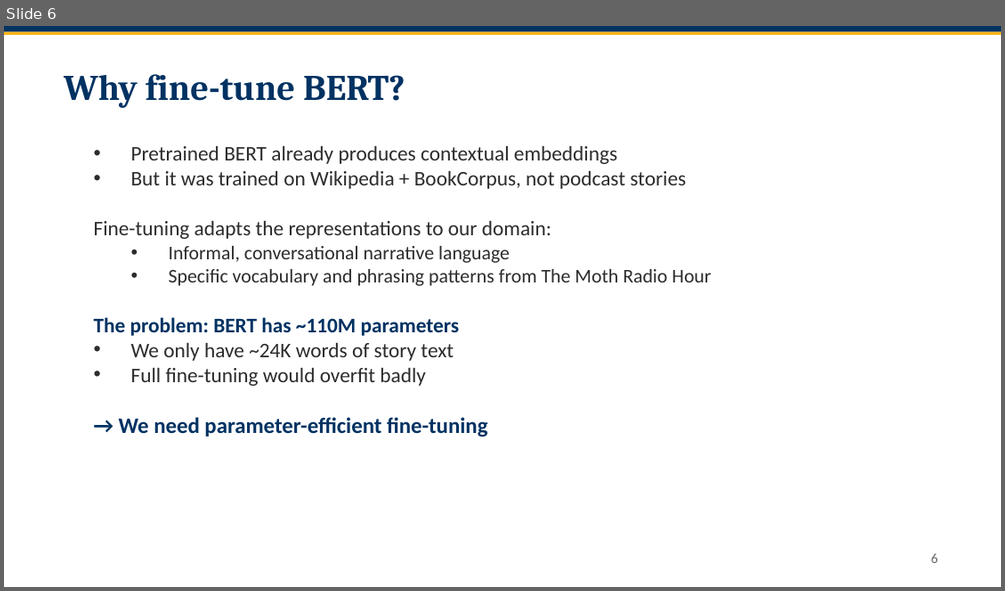
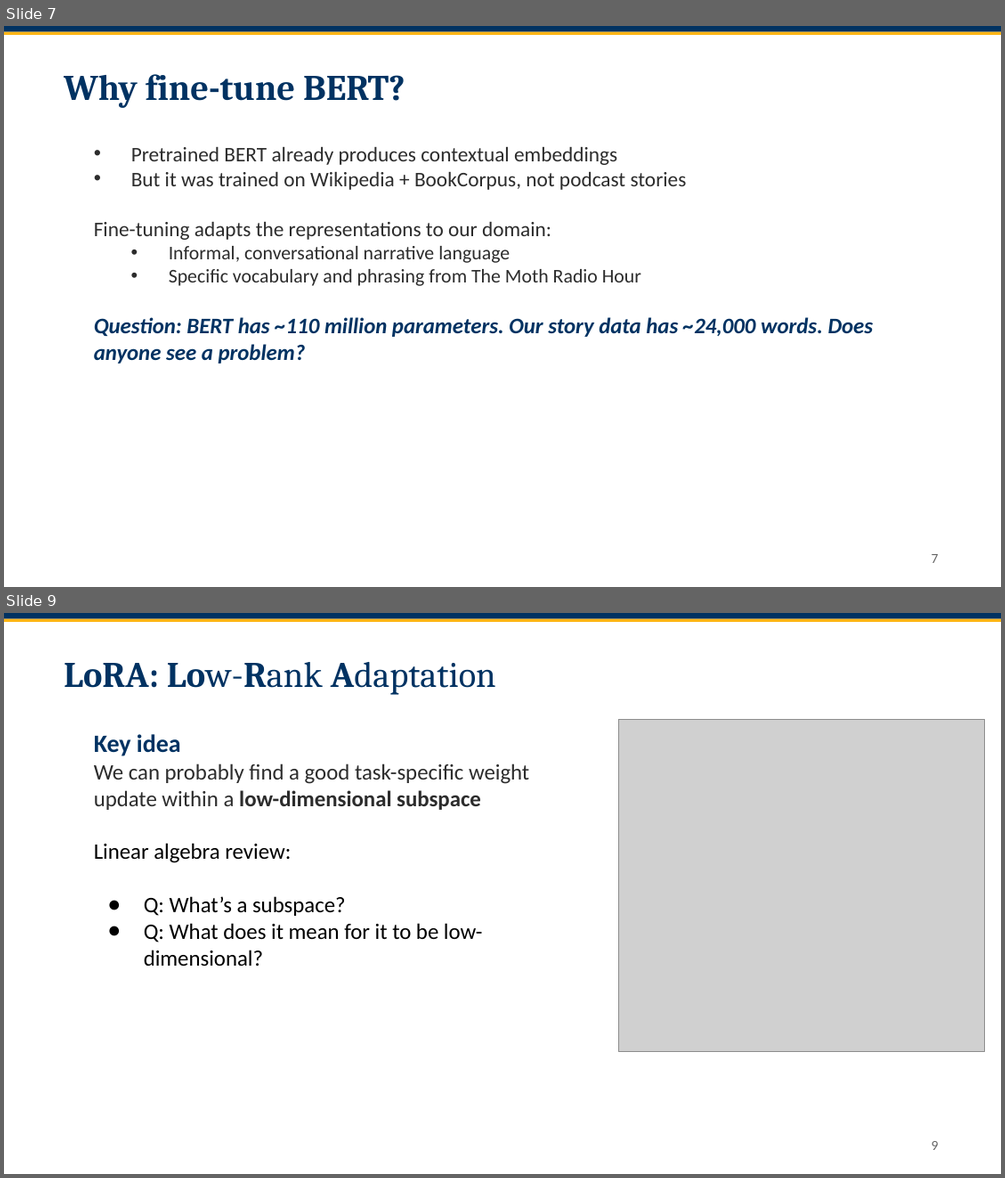
Before and after one commit to smrichardson/stat214, a slide deck: 26-214-discussion-week-13.pptx. Shown one above the other, each under a label of ours: slide 6 before the commit, slides 7 and 9 after it; the slides between them are not shown. The pictures are 1005x591 and 1005x1178 pixels, drawn with LibreOffice and Linux fonts; fonts in the diff are those of the drawing; grey boxes stand for pictures. Boxes give left, top, right and bottom in pixels: in the first picture for what was removed or moved away, otherwise in the second. Text is boxed around its words. In the diff, an @@ line names an element or a change of style, - is before the commit and + after.

```diff
--- a/26-214-discussion-week-13.pptx
+++ b/26-214-discussion-week-13.pptx
@@ slide 9 added at box(4, 613, 1001, 1174), background #FFFFFF @@
@@ rectangle added at box(4, 613, 1001, 619), fill #003262 @@
@@ rectangle added at box(4, 619, 1001, 622), fill #FDB515 @@
@@ text added at box(64, 662, 496, 695), 26 pt, text #003262 @@
+LoRA: Low-Rank Adaptation
@@ text added at box(94, 734, 529, 966), 16 pt, text #000000 @@
+Key idea
+We can probably find a good task-specific weight update within a low-dimensional subspace
+Linear algebra review:
+● Q: What’s a subspace?
+● Q: What does it mean for it to be low-dimensional?
@@ picture added at box(619, 720, 985, 1052) @@
@@ page number added at box(931, 1141, 938, 1150), 10 pt, text #666666 @@
+9
@@ what was slide 6 is now slide 7 @@
@@ slide 7 changed as well @@
@@ text at box(94, 269, 874, 363): text changed; size 15 to 16 pt; text colour #2C2C2C to #003262; bold on; italic on @@
-  • Specific vocabulary and phrasing patterns from The Moth Radio Hour
-The problem: BERT has ~110M parameters
-• We only have ~24K words of story text
-• Full fine-tuning would overfit badly
-→ We need parameter-efficient fine-tuning
+  • Specific vocabulary and phrasing from The Moth Radio Hour
+Question: BERT has ~110 million parameters. Our story data has ~24,000 words. Does anyone see a problem?
@@ page number at box(931, 554, 938, 563): text changed @@
-6
+7
```
Also in this commit, not shown: 8 other slides changed, 7 other slides added, 3 other files.
